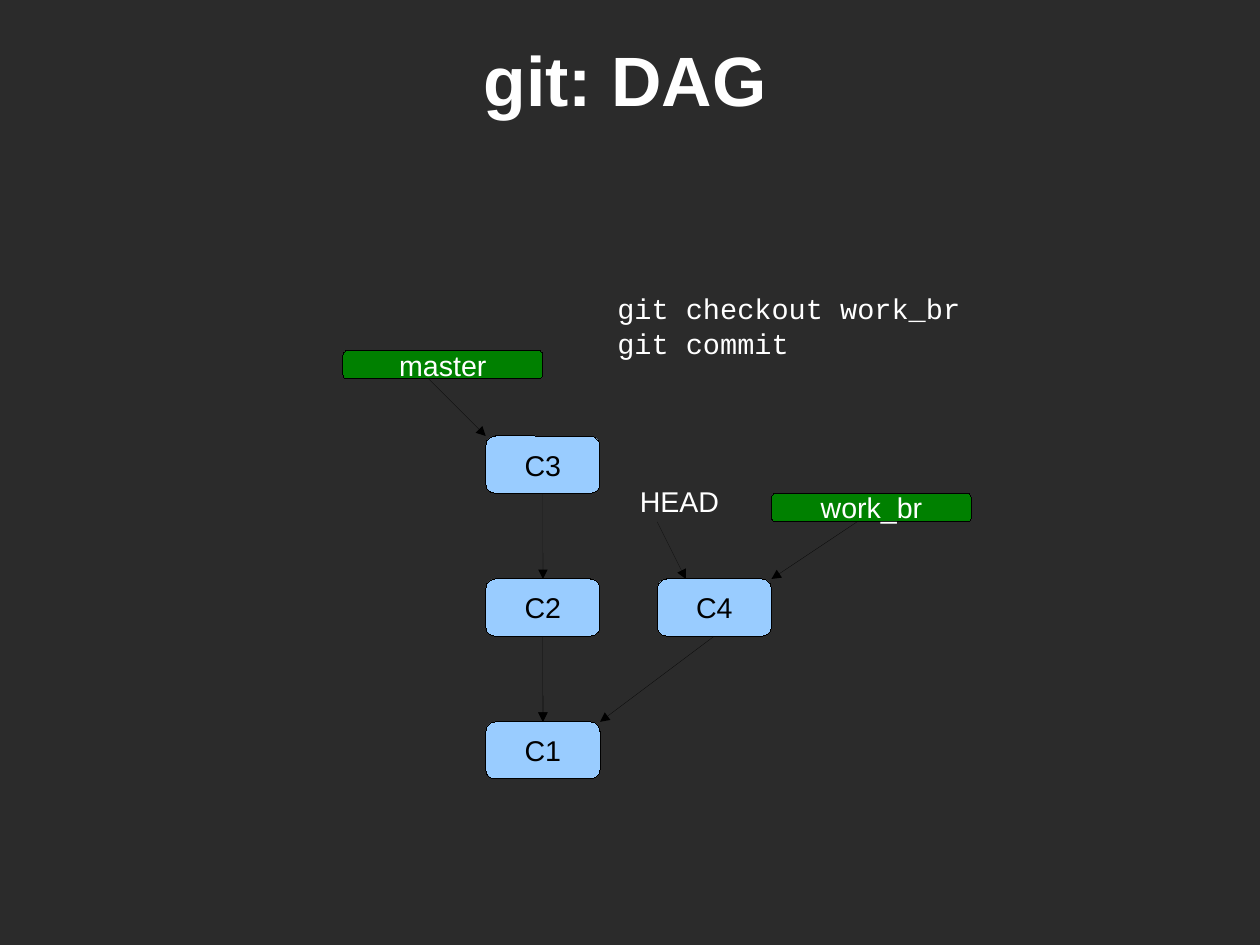
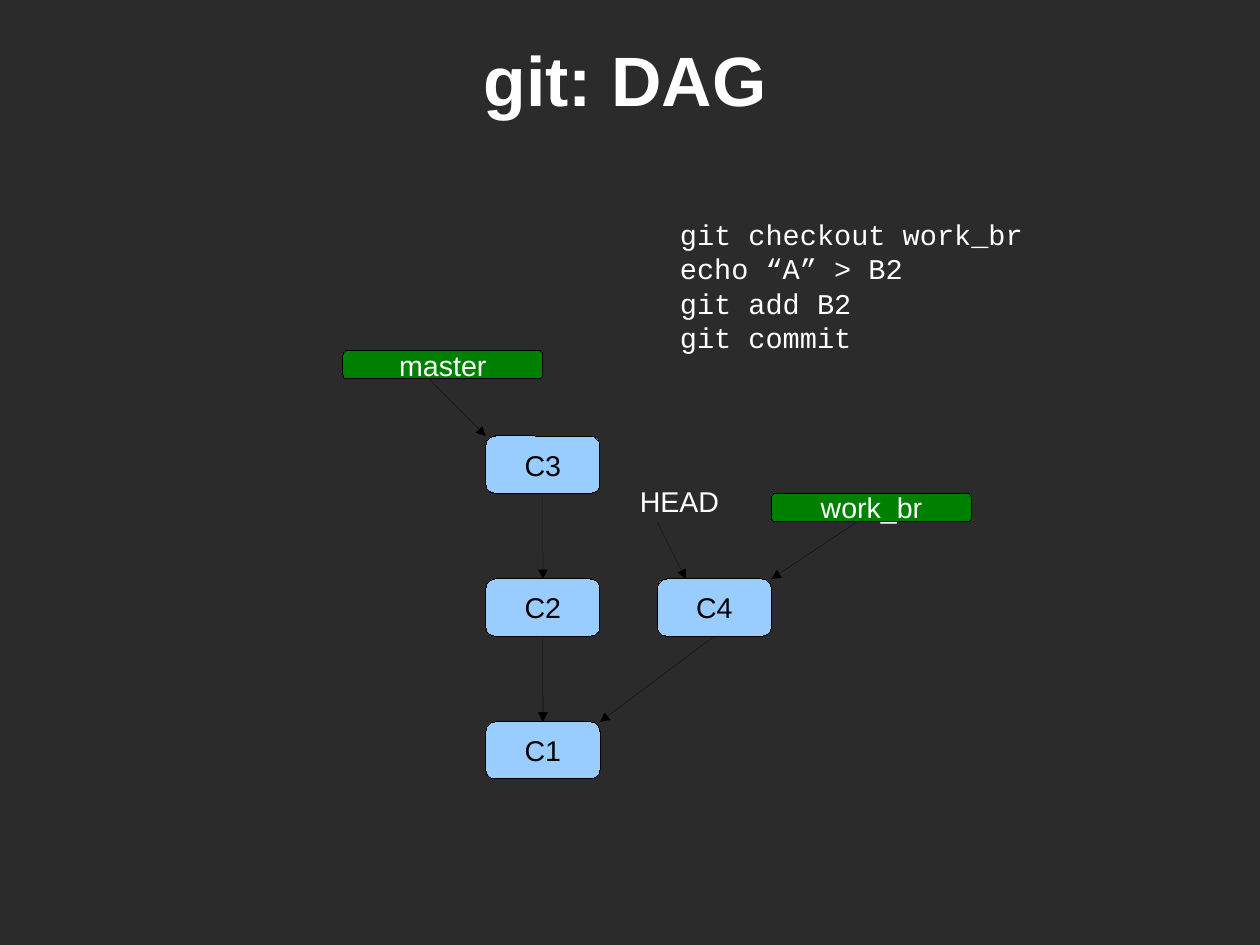
Before and after one commit to glonnon/git-demo, a slide deck: slide 22 of git_boise_web_tech.odp. Drawn at 1260x945 pixels with LibreOffice and Linux fonts; fonts in the diff are those of the drawing; background and template pictures are left out; a plain dark background stands for a picture behind light text. Boxes give left, top, right and bottom in pixels: in the first picture for what was removed or moved away, otherwise in the second. Text is boxed around its words. In the diff, an @@ line names an element or a change of style, - is before the commit and + after.

```diff
--- a/git_boise_web_tech.odp
+++ b/git_boise_web_tech.odp
@@ text "git checkout work_br": place and size @@
-text "git checkout work_br" at (617,299,960,360)
+text "git checkout work_br" at (680,225,1023,354)
@@ text at (680,259,902,320): paragraphs added @@
+echo “A” > B2
+git add B2
```
Also in this commit, not shown: 11 other slides changed.
